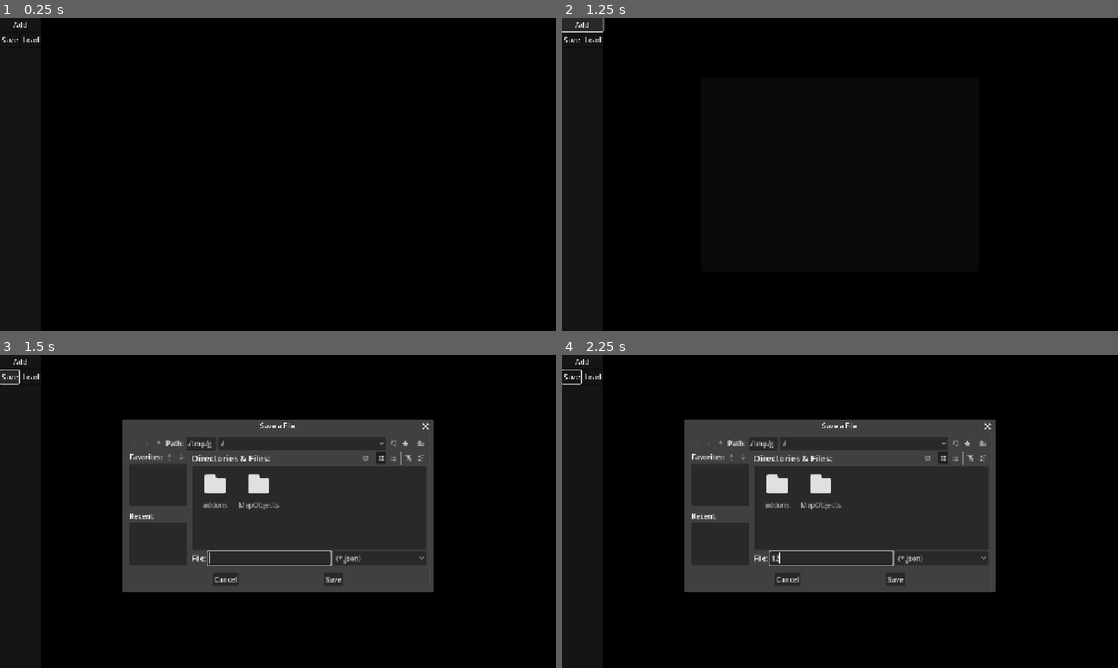
Above: before the commit, frames 1-4 (two rows, left to right).
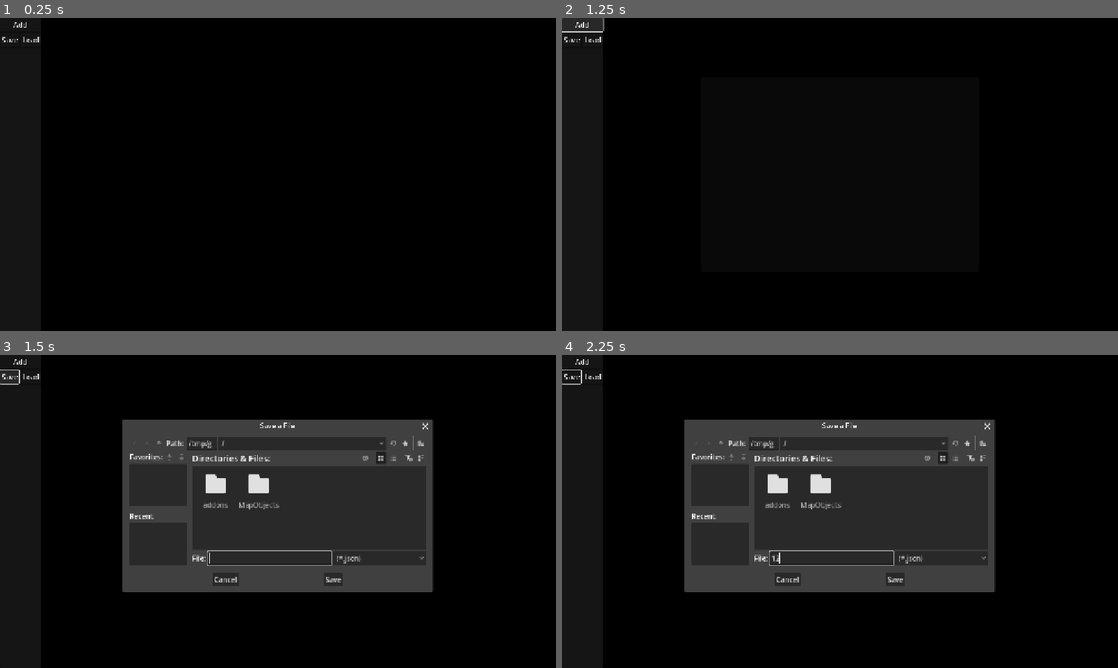
Above: after the commit, the same moments.

Repository: GeeTwentyFive/MapEditorBase
Game: Godot game, scene res://Editor.tscn
Same seed, same stepped clock (60 frames per second), same inputs: the game is played once before the commit and once after it.
Inputs (mouse positions are in pixels of both pictures, inside the frame that each line leads up to):
- Up to frame 1 (0.25 s): no input
- Up to frame 2 (1.25 s): click "Add" at 0.5 s
- Up to frame 3 (1.5 s): click "Save" at 1.25 s
- Up to frame 4 (2.25 s): click (828, 558) at 2.02 s; type "12" at 2.1 s

Frames 1-2 are identical in both runs. In frame 3, 0.4% of the frame differs, in the area x 28-78%, y 20-76%; in frame 4, 0.4%.
Error after the commit: Attempt to call function 'new' in base 'null instance' on a null instance. (res://editor.gd:107)

Commit message:
MapObject registry

Diff:
--- a/map-editor-base/editor.gd
+++ b/map-editor-base/editor.gd
@@ -103,8 +103,12 @@
 		instance.data = map_object["data"]
 
 func _ready() -> void:
-	pass # TODO: AddMapObjectButtons from res://MapObjects/
-	# ^ + TODO: .set_meta("type")
+	for file in DirAccess.open("res://MapObjects").get_files():
+		var instance: MapObject = load(file).new()
+		instance.set_meta("type", file.get_file())
+		registered_map_objects[file.get_file()] = instance
+
+	# TODO: %AddMapObjectButtons from registered_map_objects
 
 func _physics_process(_delta: float) -> void:
 	if get_viewport().gui_get_focus_owner() != null: return
